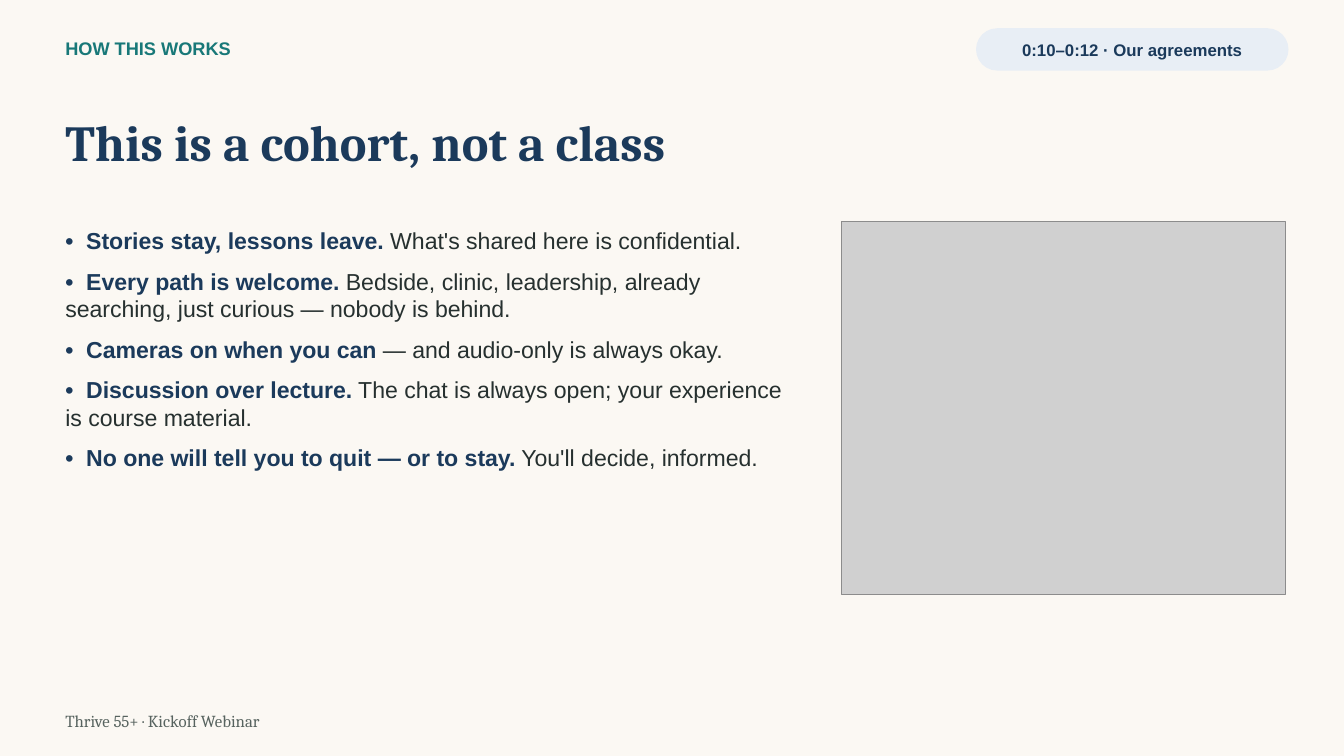
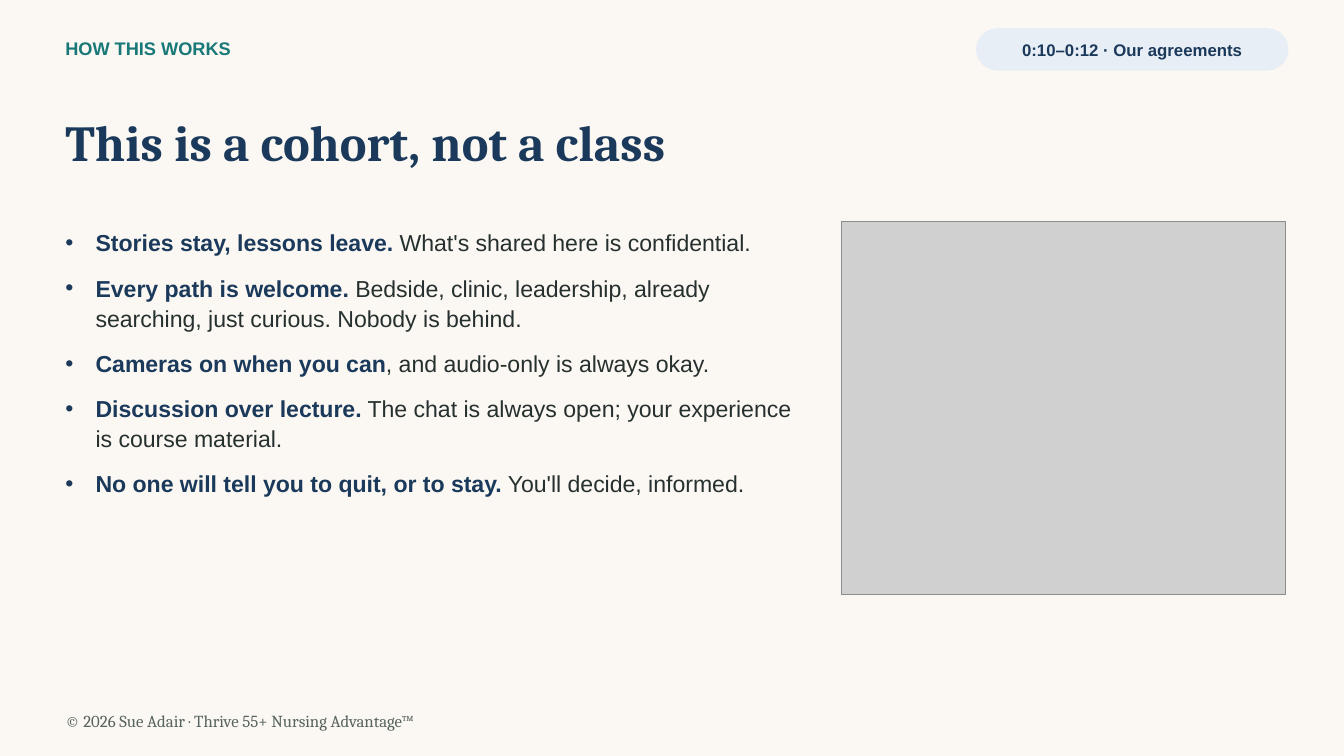
Before and after one commit to MissTully/Thrive-55, a slide deck: slide 5 of webinars/Thrive55_Week0_Kickoff_Zoom.pptx. Drawn at 1344x756 pixels with LibreOffice and Linux fonts; fonts in the diff are those of the drawing; grey boxes stand for pictures. Boxes give left, top, right and bottom in pixels: in the first picture for what was removed or moved away, otherwise in the second. Text is boxed around its words. In the diff, an @@ line names an element or a change of style, - is before the commit and + after.

```diff
--- a/webinars/Thrive55_Week0_Kickoff_Zoom.pptx
+++ b/webinars/Thrive55_Week0_Kickoff_Zoom.pptx
@@ text at (96,234,792,497): text changed @@
-• Stories stay, lessons leave. What's shared here is confidential.
-• Every path is welcome. Bedside, clinic, leadership, already searching, just curious — nobody is behind.
-• Cameras on when you can — and audio-only is always okay.
-• Discussion over lecture. The chat is always open; your experience is course material.
-• No one will tell you to quit — or to stay. You'll decide, informed.
+• Stories stay, lessons leave. What's shared here is confidential.
+• Every path is welcome. Bedside, clinic, leadership, already searching, just curious. Nobody is behind.
+• Cameras on when you can, and audio-only is always okay.
+• Discussion over lecture. The chat is always open; your experience is course material.
+• No one will tell you to quit, or to stay. You'll decide, informed.
@@ text at (83,715,414,731): text changed @@
-Thrive 55+ · Kickoff Webinar
+© 2026 Sue Adair · Thrive 55+ Nursing Advantage™
```
Also in this commit, not shown: 16 other slides changed.
